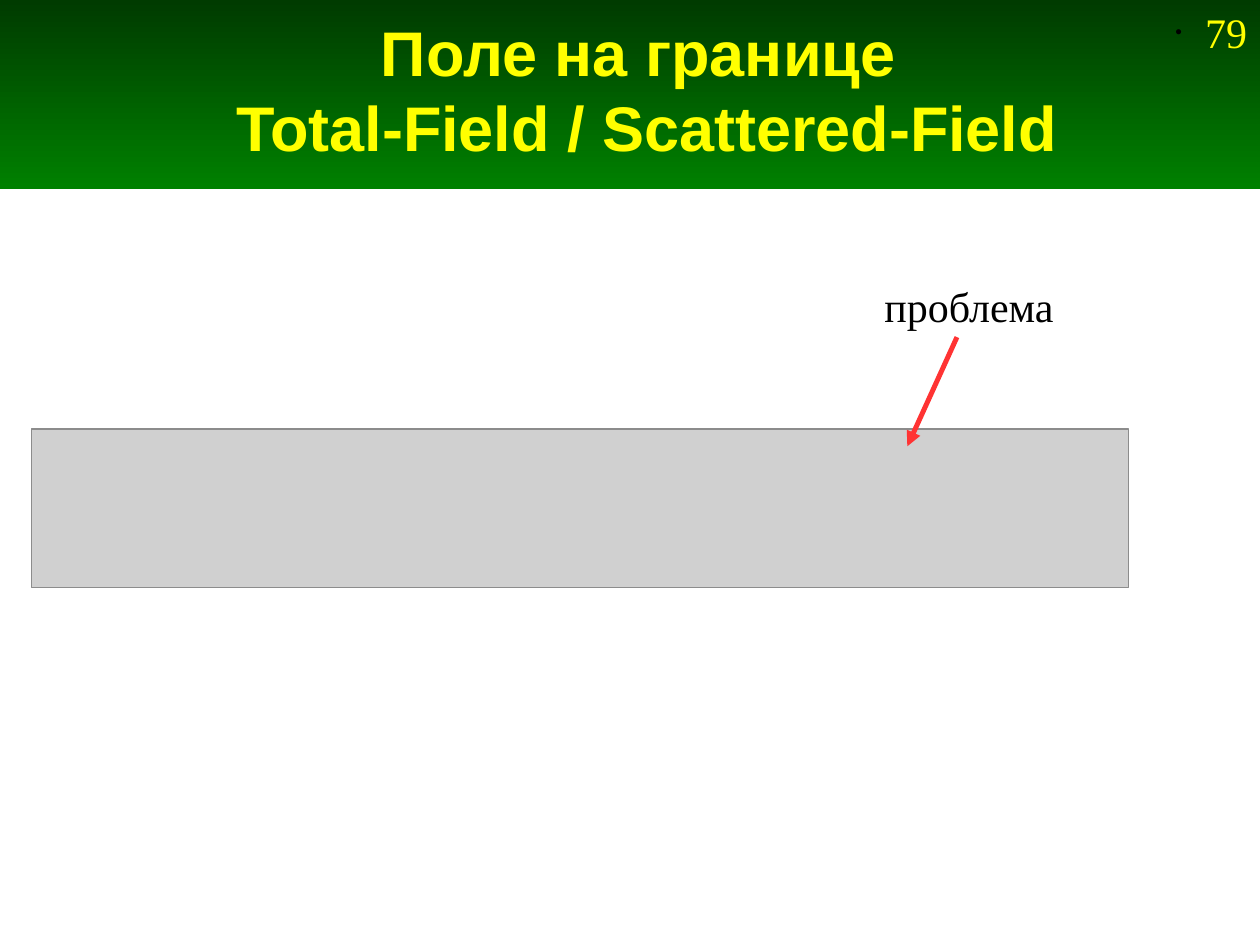
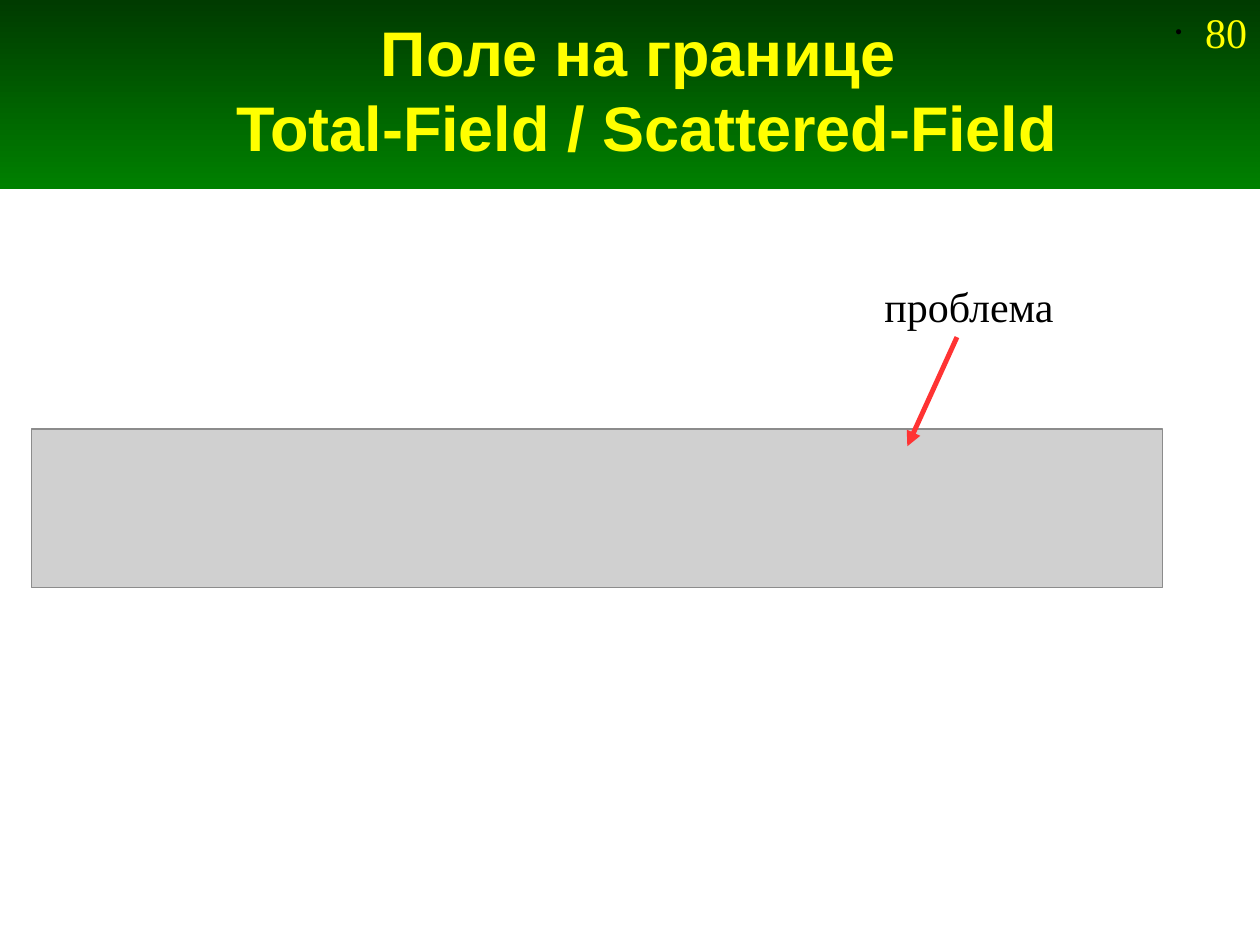
Before and after one commit to andris0147sv/modelling, a slide deck: slide 80 of presentations/2. FDTD.odp (slide 79 before the commit). Drawn at 1260x945 pixels with LibreOffice and Linux fonts; fonts in the diff are those of the drawing; grey boxes stand for pictures. Boxes give left, top, right and bottom in pixels: in the first picture for what was removed or moved away, otherwise in the second. Text is boxed around its words. In the diff, an @@ line names an element or a change of style, - is before the commit and + after.

```diff
--- a/presentations/2. FDTD.odp
+++ b/presentations/2. FDTD.odp
@@ page number at bbox=[1205, 20, 1247, 49]: text changed @@
-• 79
+• 80
@@ picture: place and size @@
-picture at bbox=[32, 430, 1128, 588]
+picture at bbox=[32, 430, 1163, 588]
```
Also in this commit, not shown: 16 other slides changed, 1 slide added, 5 other files.
